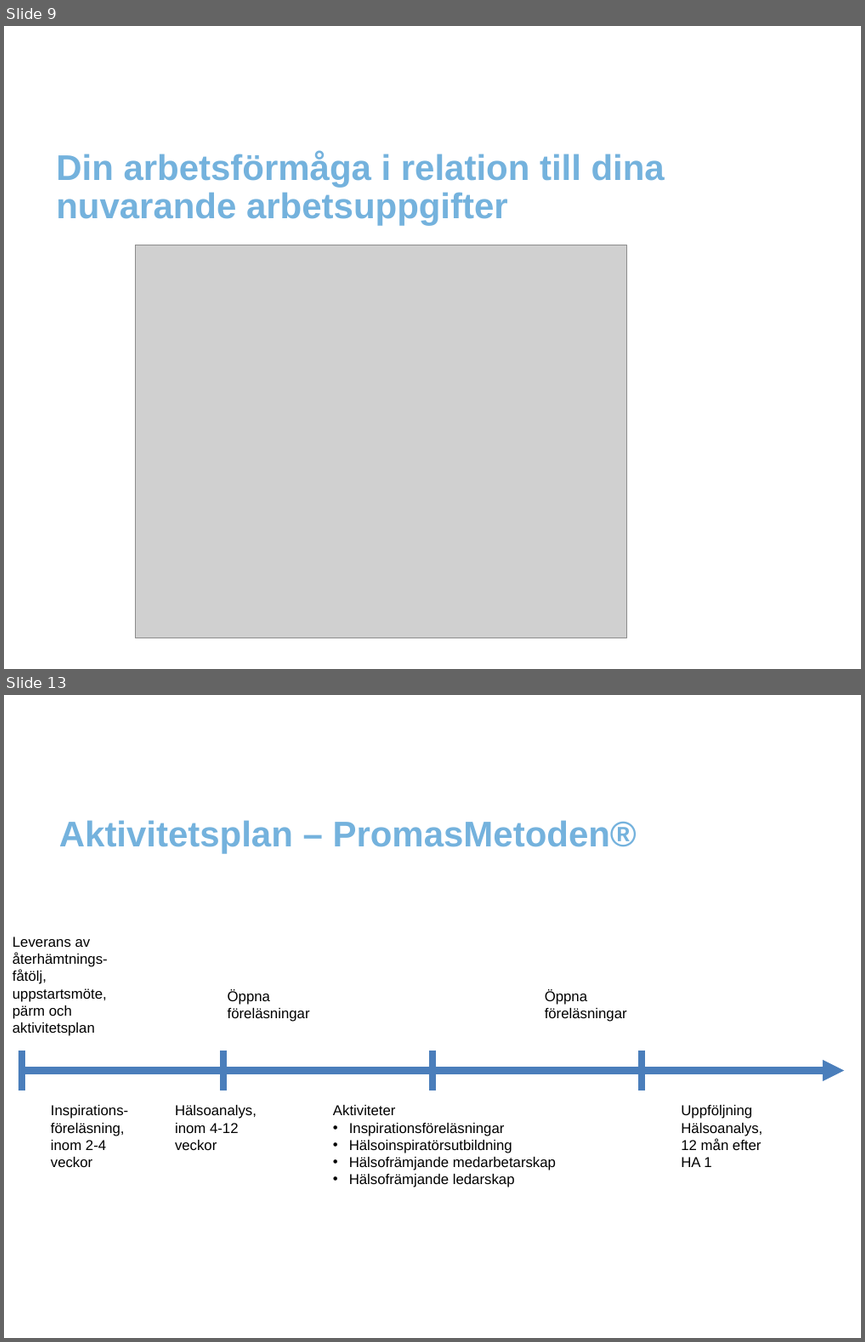
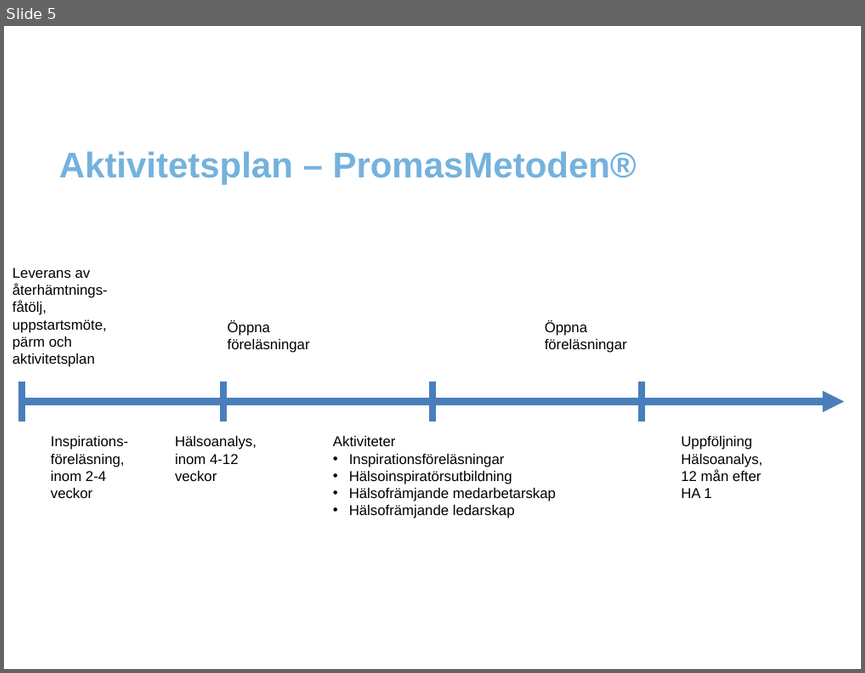
Before and after one commit to jenevieve18/hw, a slide deck: contrib/HW.EForm.Report/templates/Promas template.pptx. Shown one above the other, each under a label of ours: slides 9 and 13 before the commit, slide 5 after it; the slides between them are not shown. The pictures are 865x1342 and 865x673 pixels, drawn with LibreOffice and Linux fonts; fonts in the diff are those of the drawing; grey boxes stand for pictures; background and template pictures are left out. Boxes give left, top, right and bottom in pixels: in the first picture for what was removed or moved away, otherwise in the second. Text is boxed around its words. In the diff, an @@ line names an element or a change of style, - is before the commit and + after.

```diff
--- a/contrib/HW.EForm.Report/templates/Promas template.pptx
+++ b/contrib/HW.EForm.Report/templates/Promas template.pptx
@@ slide 9 removed at [4, 26, 861, 669], background #FFFFFF @@
@@ text removed at [56, 151, 664, 226] @@
-Din arbetsförmåga i relation till dina nuvarande arbetsuppgifter
@@ picture removed at [136, 244, 627, 637] @@
@@ what was slide 13 is now slide 5 @@
```
Also in this commit, not shown: 7 other slides removed, 10 other files.
